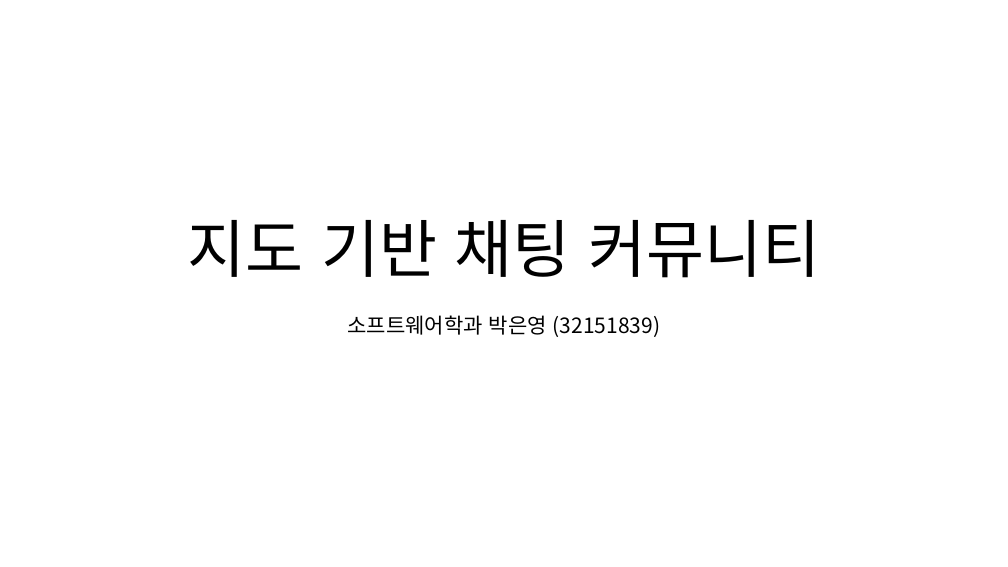
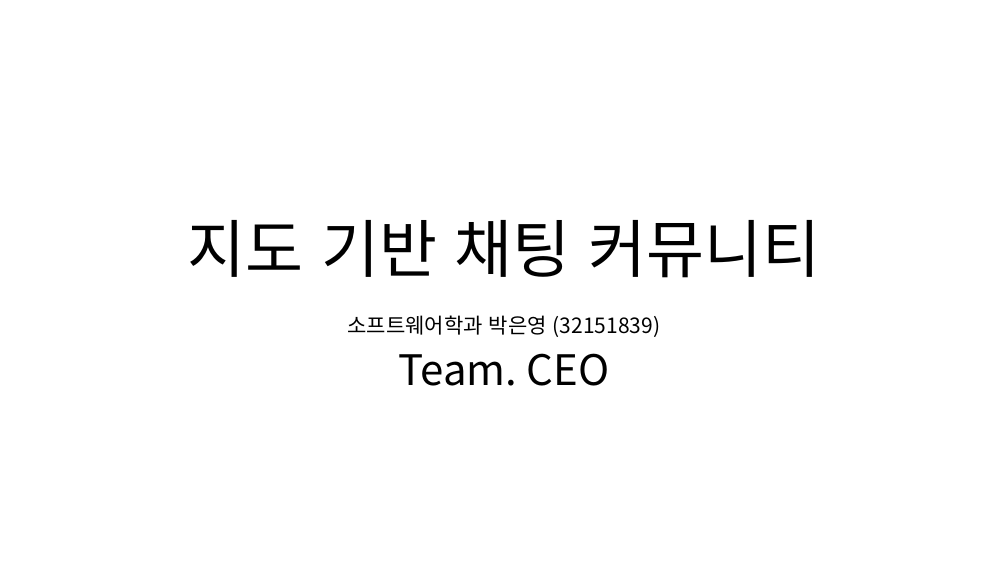
Before and after one commit to eyabc/2019-1-capstone, a slide deck: slide 1 of 0. document/5. PPT/0. 프로젝트 주제.pptx. Drawn at 1008x567 pixels with LibreOffice and Linux fonts; fonts in the diff are those of the drawing; background and template pictures are left out. Boxes give left, top, right and bottom in pixels: in the first picture for what was removed or moved away, otherwise in the second. Text is boxed around its words. In the diff, an @@ line names an element or a change of style, - is before the commit and + after.

```diff
--- a/0. document/5. PPT/0. 프로젝트 주제.pptx
+++ b/0. document/5. PPT/0. 프로젝트 주제.pptx
@@ subtitle at (399,353,610,386): paragraph added @@
+Team. CEO
```
Also in this commit, not shown: 10 other files.
